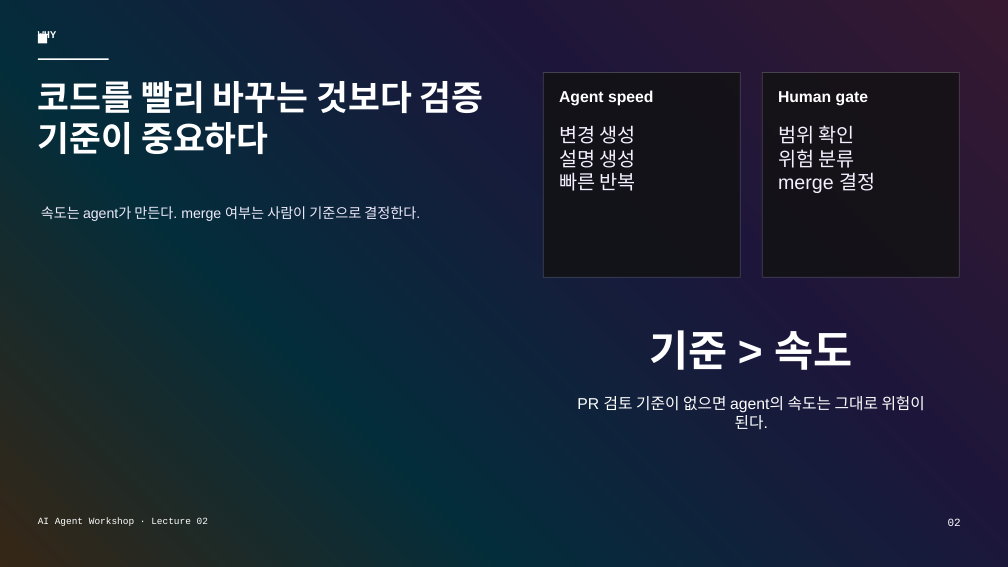
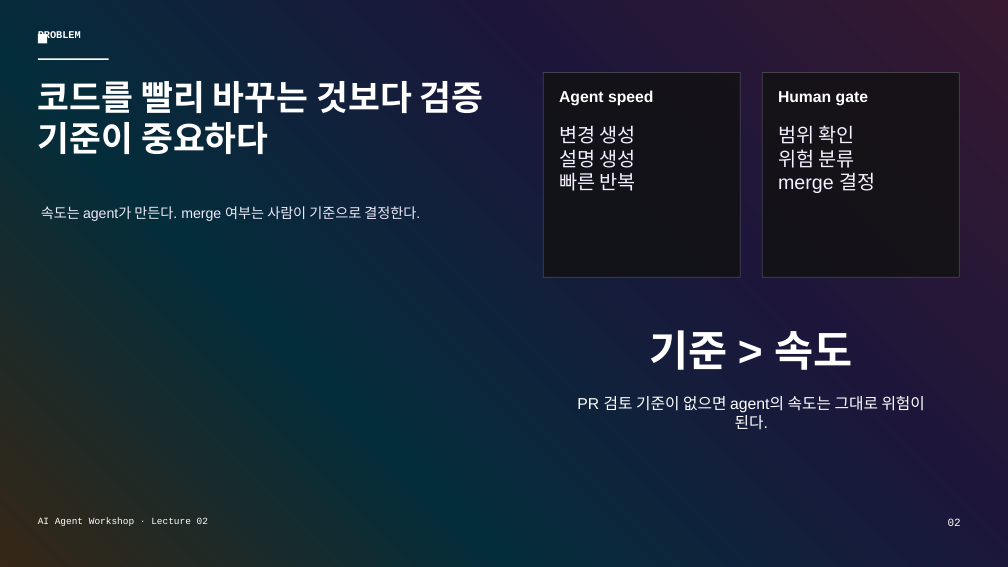
Before and after one commit to lucky206208-glitch/ai-agent-workshop, a slide deck: slide 2 of decks/02-github-pr-control-gradient-mesh.pptx. Drawn at 1008x567 pixels with LibreOffice and Linux fonts; fonts in the diff are those of the drawing. Boxes give left, top, right and bottom in pixels: in the first picture for what was removed or moved away, otherwise in the second. Text is boxed around its words. In the diff, an @@ line names an element or a change of style, - is before the commit and + after.

```diff
--- a/decks/02-github-pr-control-gradient-mesh.pptx
+++ b/decks/02-github-pr-control-gradient-mesh.pptx
@@ text at box(38, 31, 81, 42): text changed @@
-WHY
+PROBLEM
```
Also in this commit, not shown: 5 other slides changed, 2 slides added, 2 slides removed, 2 other files.
